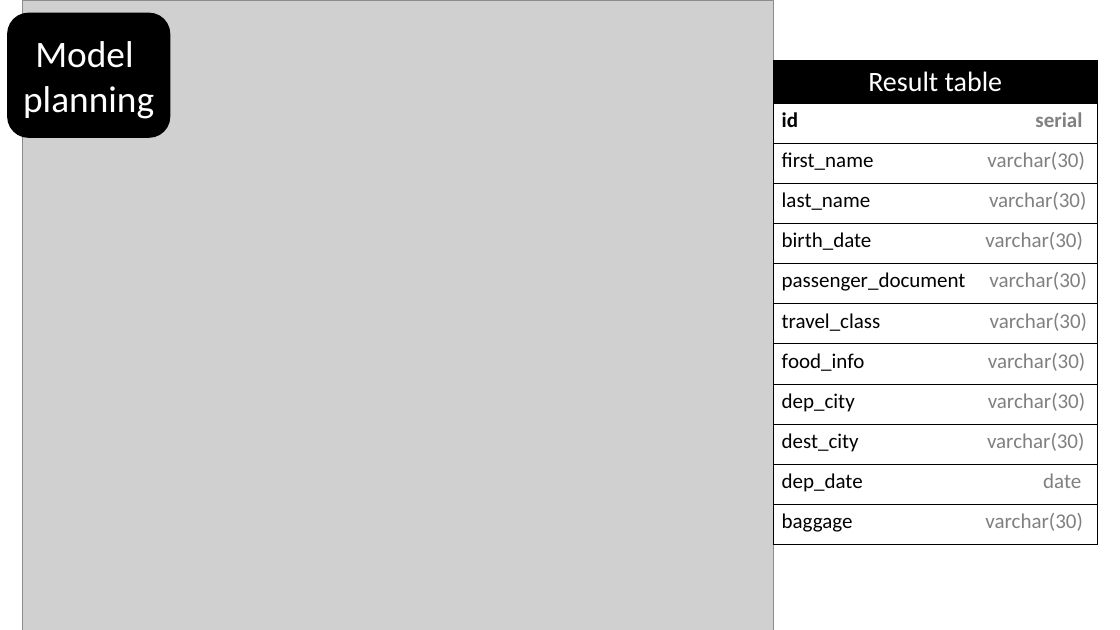
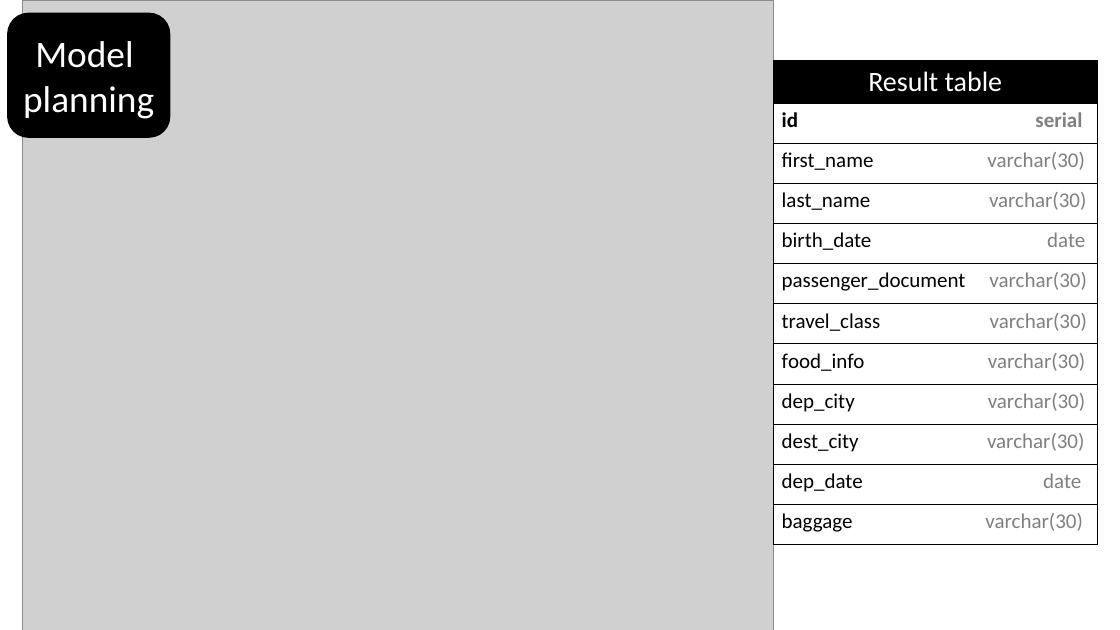
Before and after one commit to Neprincessa/DataScienceGroupLab, a slide deck: slide 5 of DS russian spies.pptx. Drawn at 1120x630 pixels with LibreOffice and Linux fonts; fonts in the diff are those of the drawing; grey boxes stand for pictures. Boxes give left, top, right and bottom in pixels: in the first picture for what was removed or moved away, otherwise in the second. Text is boxed around its words. In the diff, an @@ line names an element or a change of style, - is before the commit and + after.

Commit message:
upd presentation

```diff
--- a/DS russian spies.pptx
+++ b/DS russian spies.pptx
@@ table at box(774, 60, 1098, 544) @@
-row 5, column 1: birth_date varchar(30)
+row 5, column 1: birth_date date
```
Also in this commit, not shown: 1 other file.
